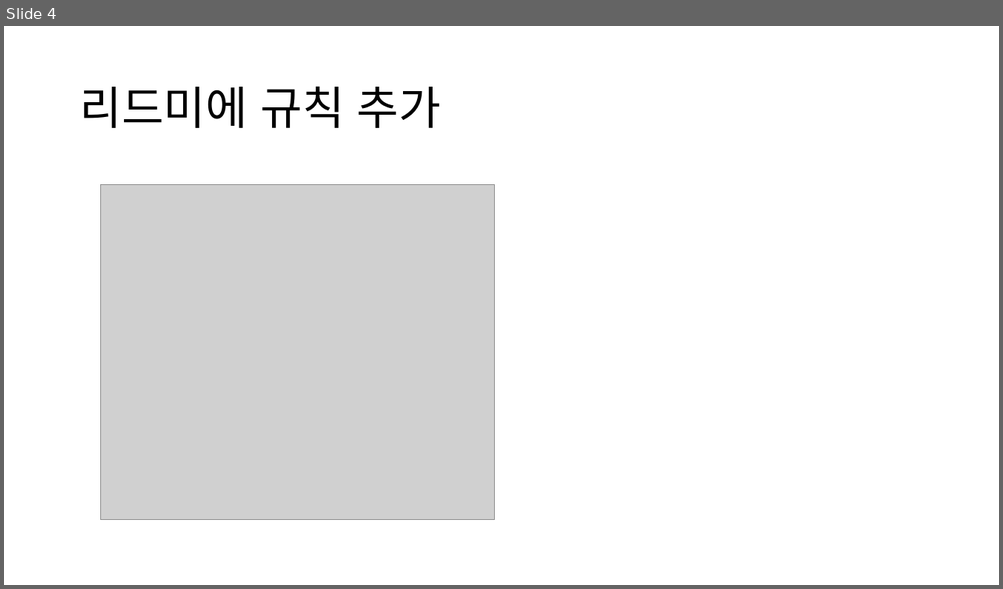
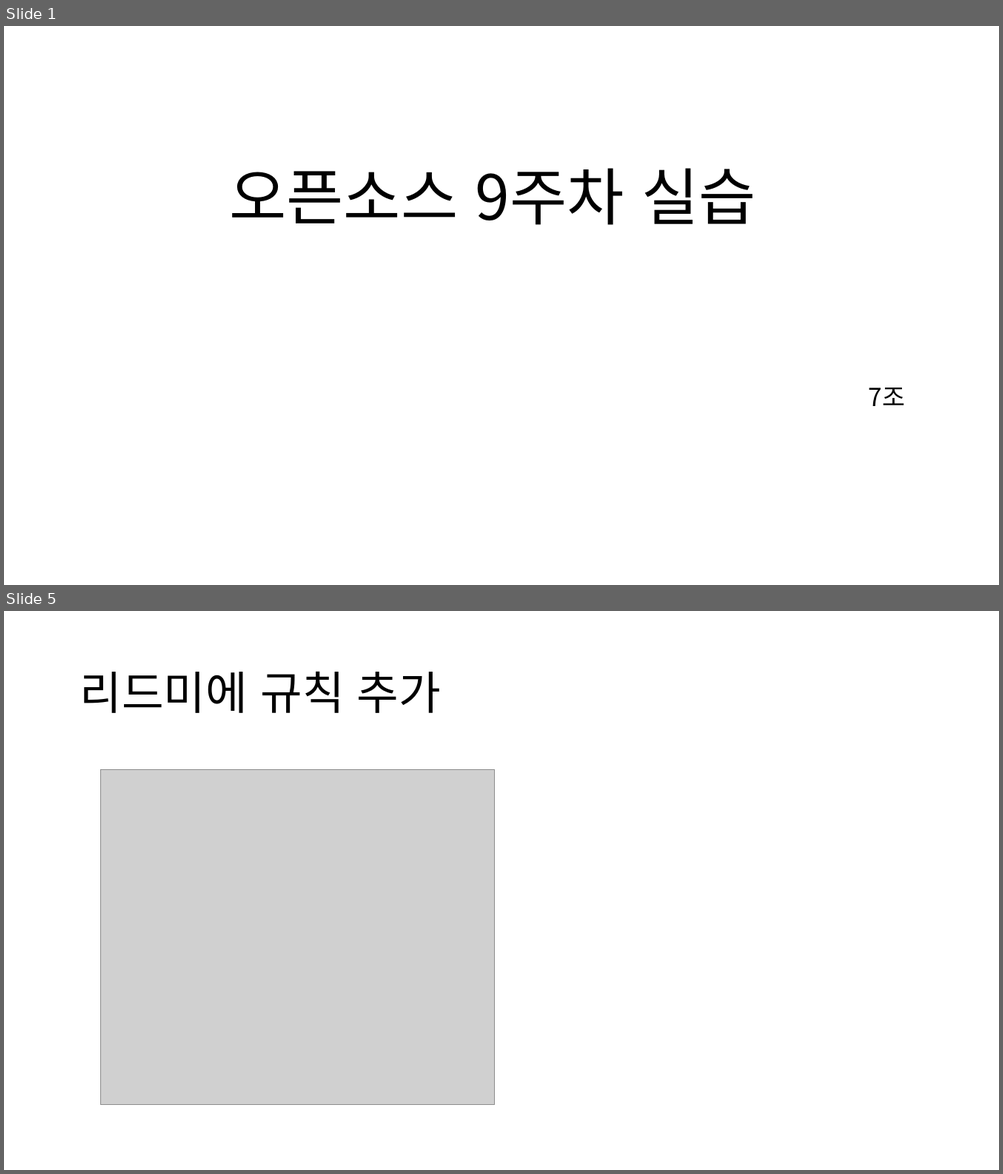
Before and after one commit to Kimxxunu/SW_777, a slide deck: 오픈소스 이해 7조 9주차 실습.pptx. Shown one above the other, each under a label of ours: slide 4 before the commit, slides 1 and 5 after it; the slides between them are not shown. The pictures are 1003x589 and 1003x1174 pixels, drawn with LibreOffice and Linux fonts; fonts in the diff are those of the drawing; grey boxes stand for pictures. Boxes give left, top, right and bottom in pixels: in the first picture for what was removed or moved away, otherwise in the second. Text is boxed around its words. In the diff, an @@ line names an element or a change of style, - is before the commit and + after.

```diff
--- a/오픈소스 이해 7조 9주차 실습.pptx
+++ b/오픈소스 이해 7조 9주차 실습.pptx
@@ slide 1 added at bbox=[4, 26, 999, 585], background #FFFFFF @@
@@ title added at bbox=[229, 168, 757, 225], 60 pt, text #000000 @@
+오픈소스 9주차 실습
@@ subtitle added at bbox=[868, 388, 905, 406], 24 pt, text #000000 @@
+7조
@@ what was slide 4 is now slide 5 @@
```
Also in this commit, not shown: 5 slides changed, 4 other slides added, 3 slides removed.
